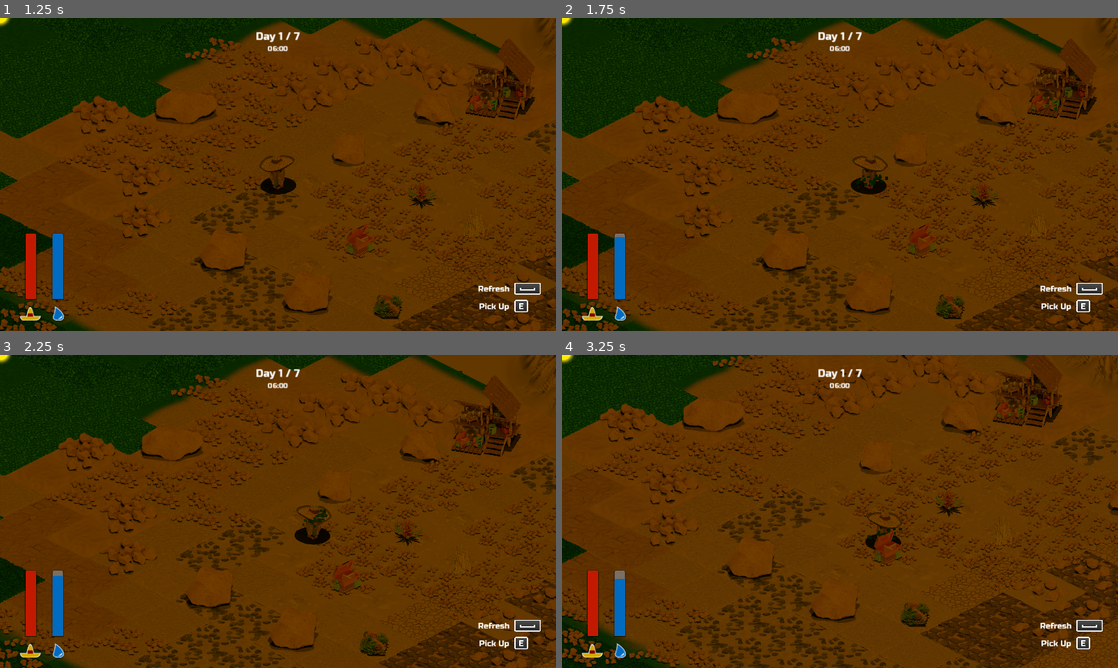
Above: before the commit, frames 1-4 (two rows, left to right).
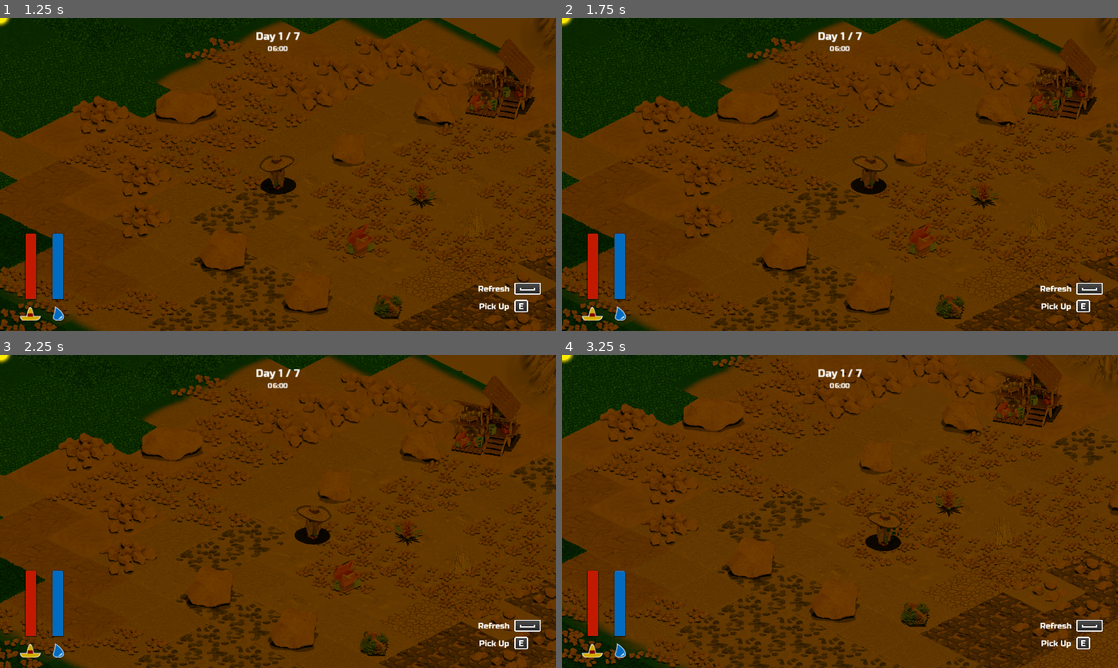
Above: after the commit, the same moments.

Repository: lorentzo/jagoda-jam
Game: Godot game, scene res://Scenes/MainMenu.tscn
Two runs of this game, one before a commit and one after it. Both use one fixed random seed, a clock stepped at 60 frames per second and the inputs below.
Inputs:
- Up to frame 1 (1.25 s): click "Play" at 0.5 s
- Up to frame 2 (1.75 s): hold Right (walk-right) from 1.28 s (still down); hold Space (use-item) from 1.28 s (still down); tap E (main, bound only after the commit) at 1.55 s
- Up to frame 3 (2.25 s): release Right (walk-right) at 2.03 s; release Space (use-item) at 2.03 s; hold Down (walk-down) from 2.03 s (still down); tap E (main, bound only after the commit) at 2.1 s
- Up to frame 4 (3.25 s): tap Space (use-item) at 2.3 s; release Down (walk-down) at 2.78 s; hold Right (walk-right) from 2.78 s (still down); hold Space (use-item) from 2.78 s (still down); tap E (main, bound only after the commit) at 3.05 s

Frame 1 is identical in both runs. In frame 2, less than 0.1% of the frame differs, in the area x 9-59%, y 50-90%; in frame 3, 0.1%; in frame 4, 0.3%, in the area x 9-62%, y 56-72%.

Commit message:
Implement fridge pick up

Diff:
--- a/jagoda/Scenes/Game.gd
+++ b/jagoda/Scenes/Game.gd
@@ -31,6 +31,7 @@
 	sun_intensity_changed.connect($Player.on_sun_intensity_changed)
 	$Player.player_freshness_changed.connect(self._on_player_freshness_changed)
 	$Player.player_plant_water_changed.connect(self._on_player_plant_water_changed)
+	$Player.player_pick_up_fridge.connect(self._on_player_pick_up_fridge)
 
 	day_changed.connect(self._on_day_changed)
 
@@ -55,6 +56,9 @@
 
 func _on_player_plant_water_changed(plant_water):
 	$HUD/ItemWaterBar.value = plant_water
+
+func _on_player_pick_up_fridge(fridge):
+	self.remove_child(fridge)
 
 func _on_day_changed():
 	self.time_passed = 0
--- a/jagoda/Scenes/Player.gd
+++ b/jagoda/Scenes/Player.gd
@@ -1,5 +1,10 @@
 class_name Player
 extends CharacterBody2D
+
+enum State {
+	WALK,
+	CARRY
+}
 
 const WALK_SPEED = 200.0
 const MAX_FRESHNESS_LOST_PER_SECOND = 1.0
@@ -8,13 +13,16 @@
 
 signal player_freshness_changed(freshness)
 signal player_plant_water_changed(plant_water)
+signal player_pick_up_fridge(fridge)
 
+var state = State.WALK
 var freshness: float = 100
 var plant_water: float = 100
 var current_sun_intensity = 0
 var sighing: bool = false
 var visible_plants: Dictionary = {}
 var visible_fridges: Dictionary = {}
+var fridge: Fridge = null
 
 func on_sun_intensity_changed(sun_intensity):
 	self.current_sun_intensity = sun_intensity
@@ -32,16 +40,25 @@
 	elif Input.is_action_pressed("walk-down"):
 		walk_velocity.y = 1
 
-	if Input.is_action_pressed("use-item") and self.plant_water > 0:
-		if not $WaterParticles.emitting:
-			$WaterParticles.emitting = true
-		for plant in self.visible_plants.keys():
-			plant.refresh(5.0 * delta)
-		self.plant_water = max(self.plant_water - 10.0 * delta, 0)
-		self.player_plant_water_changed.emit(self.plant_water)
+	if Input.is_action_pressed("use-item"):
+		if state == State.CARRY and self.plant_water > 0:
+			if not $WaterParticles.emitting:
+				$WaterParticles.emitting = true
+			for plant in self.visible_plants.keys():
+				plant.refresh(5.0 * delta)
+			self.plant_water = max(self.plant_water - 10.0 * delta, 0)
+			self.player_plant_water_changed.emit(self.plant_water)
 	else:
 		if $WaterParticles.emitting:
 			$WaterParticles.emitting = false
+
+	if Input.is_action_just_released("main"):
+		if state == State.WALK:
+			if not self.visible_fridges.is_empty():
+				self.fridge = self.visible_fridges.keys()[0]
+				self.visible_fridges.erase(self.fridge)
+				self.player_pick_up_fridge.emit(self.fridge)
+				state = State.CARRY
 
 	if walk_velocity.x != 0:
 		$RefreshArea.scale.x = walk_velocity.x
--- a/jagoda/project.godot
+++ b/jagoda/project.godot
@@ -61,6 +61,11 @@
 "events": [Object(InputEventKey,"resource_local_to_scene":false,"resource_name":"","device":-1,"window_id":0,"alt_pressed":false,"shift_pressed":false,"ctrl_pressed":false,"meta_pressed":false,"pressed":false,"keycode":0,"physical_keycode":32,"key_label":0,"unicode":32,"echo":false,"script":null)
 ]
 }
+main={
+"deadzone": 0.0,
+"events": [Object(InputEventKey,"resource_local_to_scene":false,"resource_name":"","device":-1,"window_id":0,"alt_pressed":false,"shift_pressed":false,"ctrl_pressed":false,"meta_pressed":false,"pressed":false,"keycode":0,"physical_keycode":69,"key_label":0,"unicode":101,"echo":false,"script":null)
+]
+}
 
 [rendering]
 
